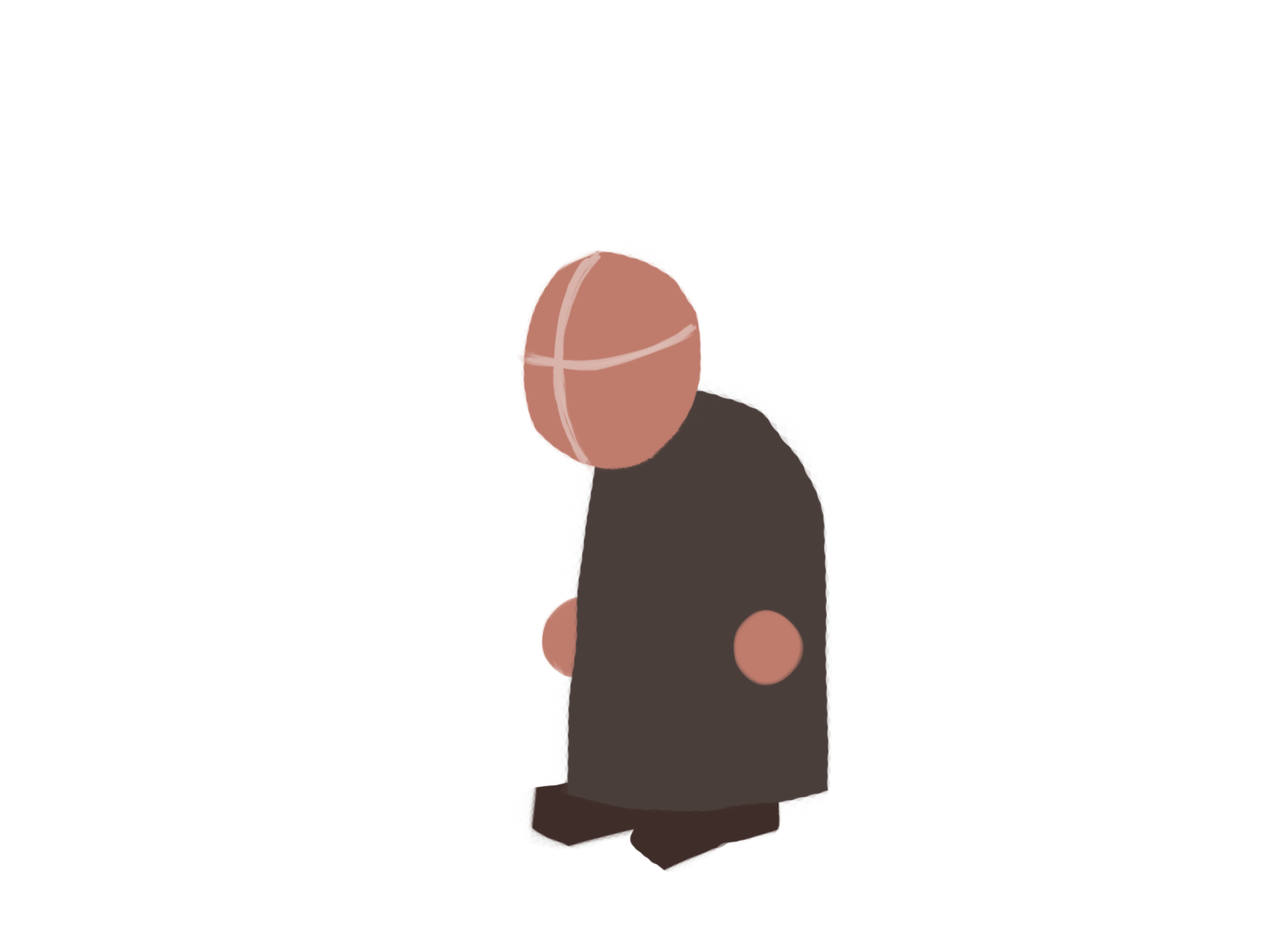
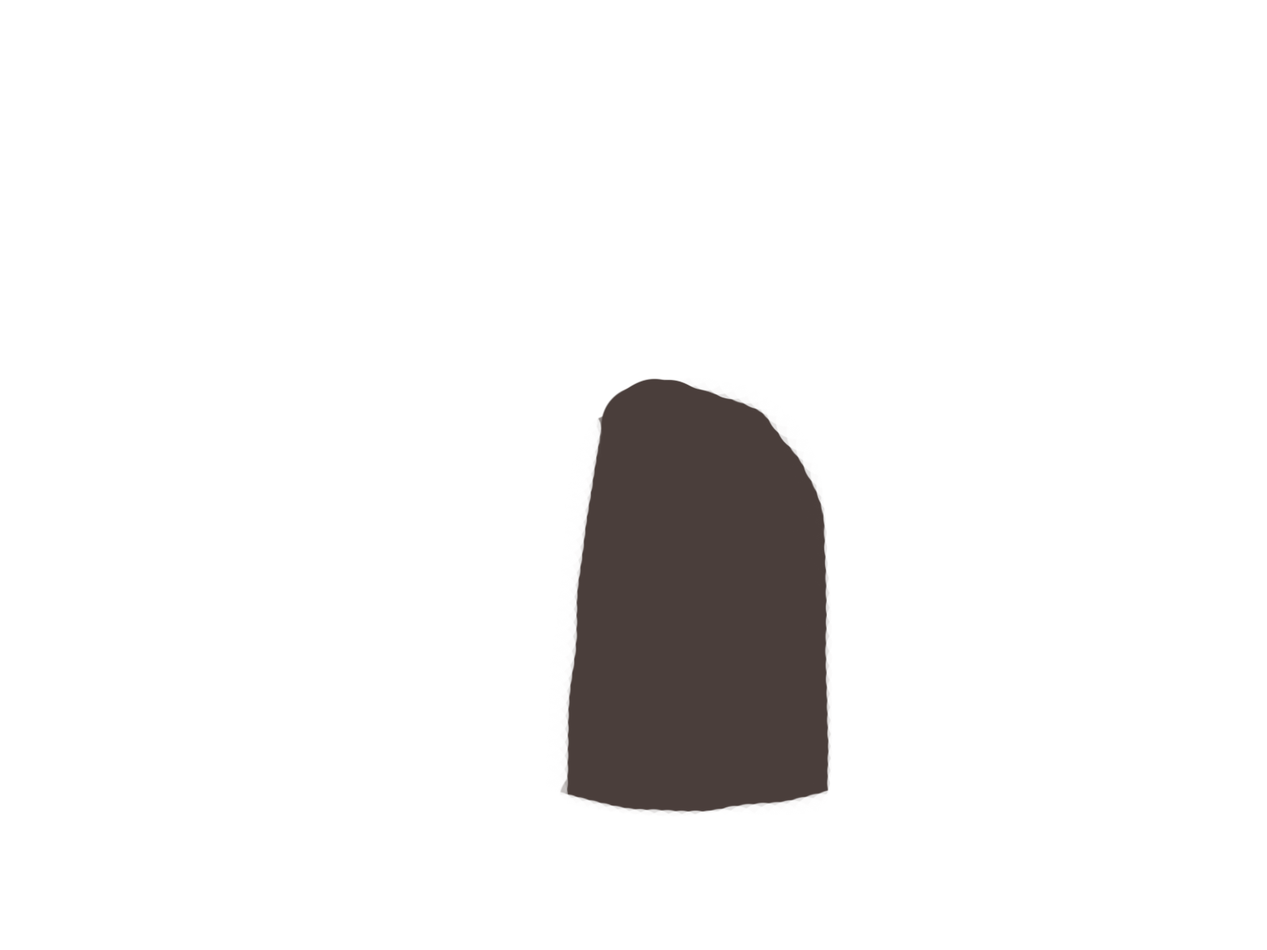
Layered file, before and after one edit (w=1267, h=950). Changes by layer:
hid "head" over [516, 247, 704, 474]
hid "hand_forward" over [733, 608, 805, 687]
painted on "body" over [599, 377, 730, 462]
hid "food_front" over [628, 801, 783, 873]
hid "foot_behind" over [522, 781, 654, 852]
hid "hand_back" over [540, 596, 578, 678]
hid "Background" over [516, 247, 805, 873]
